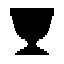
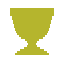
Comparing the layer stacks of the two w=64, h=64 images. Changes:
painted on "Trophy" over (x1=10, y1=8, x2=54, y2=55)
